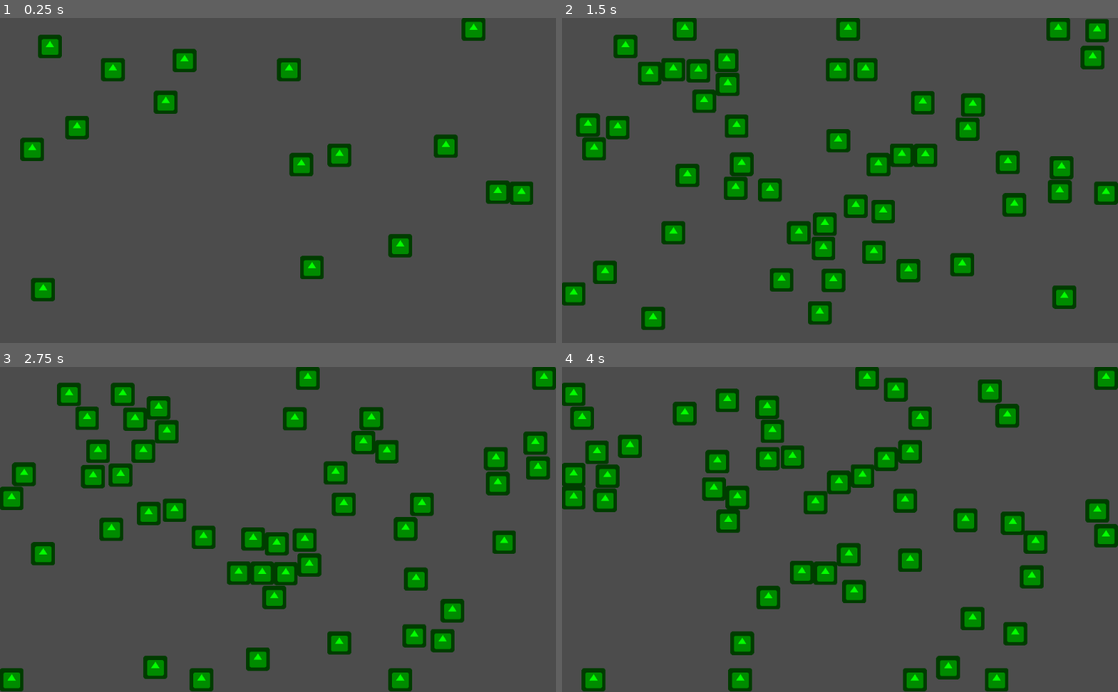
Above: before the commit, frames 1-4 (two rows, left to right).
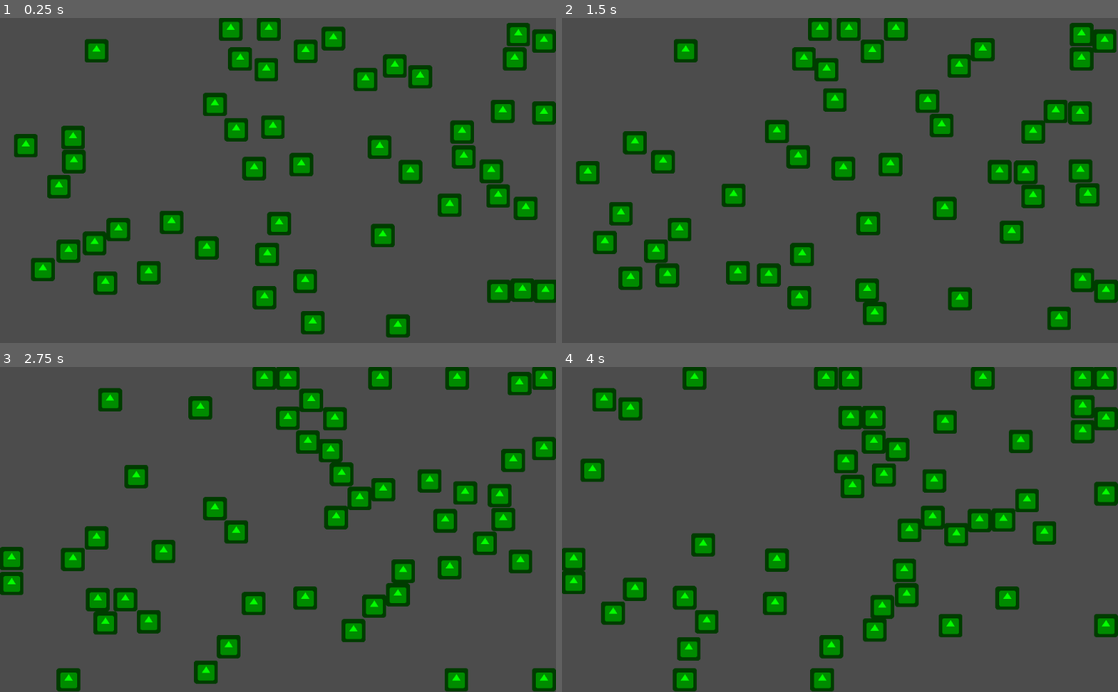
Above: after the commit, the same moments.

Repository: AxeDennis/Godot-screensaver-project
Game: Godot game, scene res://Node2D.tscn
Same seed, same stepped clock (60 frames per second), same inputs: the game is played once before the commit and once after it. The engine's default icon, where the game draws it, is replaced by a stand-in: a white triangle on a blue panel in a dark square.
Inputs:
- Up to frame 1 (0.25 s): no input
- Up to frame 2 (1.5 s): no input
- Up to frame 3 (2.75 s): no input
- Up to frame 4 (4 s): no input

The runs differ from the first frame. In frame 1, 18% of the frame differs, in the area x 2-100%, y 0-99%; in frame 2, 27%; in frame 3, 28%; in frame 4, 28%, in the area x 0-100%, y 0-100%.

Commit message:
Update 2020-09-25 10:05
Changed timer to while loop.

Diff:
--- a/Node2D.gd
+++ b/Node2D.gd
@@ -7,8 +7,7 @@
 func _ready():
 	randomize()
 
-func _on_Timer_timeout():
-	if amount < 50:
+	while amount < 50:
 		var scene = load("res://Kub.tscn")
 		var cube = scene.instance()
 		location.x = rand_range(1, window_size.x)
